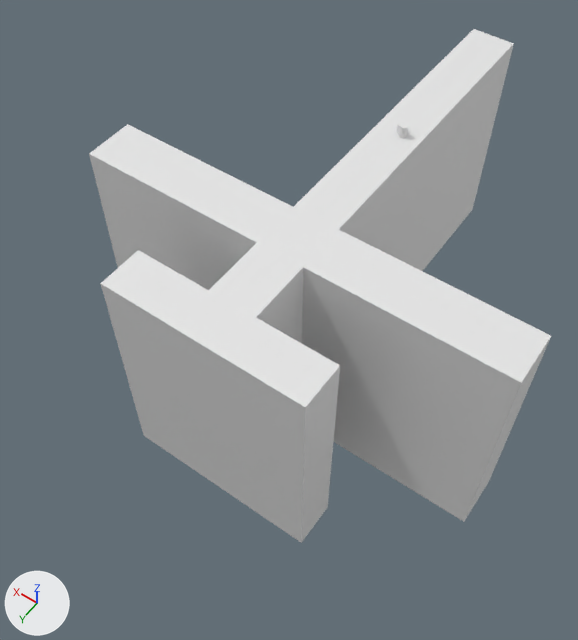
A saved change to the FBX model src/assets/Environment.fbx.
Before and after are seen from a 50 mm camera at (-2.21, 4.59, 4.03) aimed at (0.1, 1.35, -1.06). Every picture has the same lights, and +X, +Y and +Z are marked at lower left. Where no turn or scale is listed for an object, it has been applied to the vertices.

Objects in the first picture: 'Geometry'.
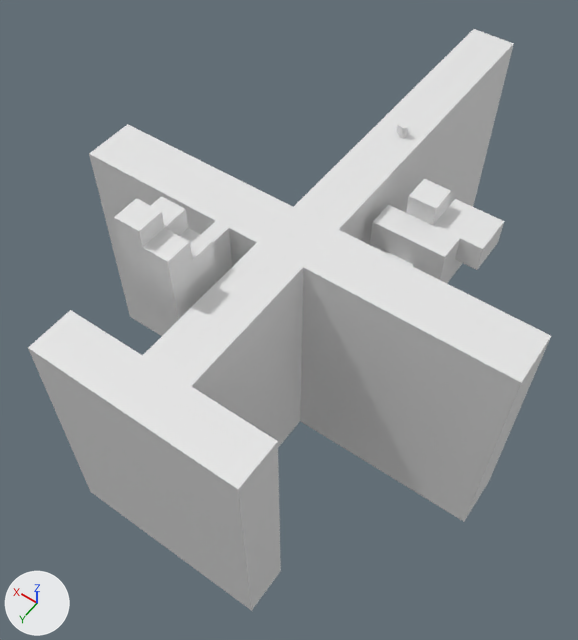
Location of each change, [x1, y1, x2, y2] in pixels of the pictures (578 x 640 px):
'Geometry', reshaped (13% wider, 13% taller): before [89, 29, 551, 543]; after [28, 29, 551, 611]
'Cube', added: after [114, 196, 217, 319]
'Cube.001', added: after [370, 179, 504, 283]
part 1 of me_navmesh_001, built on: before [89, 124, 340, 543]; after [28, 124, 303, 611]

The change, as a diff of the scene's bpy script:
```diff
--- a/src/assets/Environment.fbx.py
+++ b/src/assets/Environment.fbx.py
@@ me_navmesh_001 @@
 # used by ob_geometry; location = (0.0, 0.0, 0.0)
-me_navmesh_001.from_pydata(...)  # 36 vertices, 34 faces; spans x -1.79..1.79, y -1.6..2.5, z -2.0..0.0
+me_navmesh_001.from_pydata(...)  # 48 vertices, 46 faces; spans x -1.79..1.79, y -1.6..3.14, z -2.0..0.0
+# me_navmesh_001 part 1
+# 4 faces are deleted
+# 16 vertices in x -0.84..0.81, y 2.13..2.5, z -2.0..0.0 move by (0.0, 0.64, 0.0)
+# 12 vertices are added at x 0.44..0.56, y 1.17..1.98, z -2.0..0.0
+# 16 new faces join them
@@ me_cube @@
+me_cube.from_pydata([(-0.206, -0.206, -0.206), (-0.206, 0.0, 0.36), (-0.206, 0.206, -0.206), (0.0, -0.206, 0.36), (0.206, -0.206, -0.206), (0.0, 0.206, 0.36), (0.206, 0.206, -0.206), (0.206, 0.0, 0.36), (-0.206, -0.206, 0.19), (-0.206, 0.206, 0.36), (0.206, -0.206, 0.36), (0.0, 0.0, 0.36), (0.0, 0.206, 0.502), (0.206, 0.0, 0.502), (0.206, 0.206, 0.502), (0.0, 0.0, 0.502), (-0.206, 0.0, 0.19), (0.0, 0.0, 0.19), (0.0, -0.206, 0.19)], [], [(0, 8, 16, 1, 9, 2), (2, 9, 5, 12, 14, 6), (6, 14, 13, 7, 10, 4), (4, 10, 3, 18, 8, 0), (2, 6, 4, 0), (7, 11, 3, 10), (11, 1, 16, 17), (11, 7, 13, 15), (5, 9, 1, 11), (14, 12, 15, 13), (3, 11, 17, 18), (17, 16, 8, 18), (5, 11, 15, 12)])
@@ me_cube_001 @@
+me_cube_001.from_pydata(...)  # 44 vertices, 36 faces; spans x -0.329..0.455, y -0.39..0.421, z -0.18..0.44
@@ ob_cube @@
+ob_cube = bpy.data.objects.new('Cube', me_cube)
+ob_cube.location = (0.507, 2.135, 0.038)
@@ ob_cube_001 @@
+ob_cube_001 = bpy.data.objects.new('Cube.001', me_cube_001)
+ob_cube_001.location = (-0.723, 0.544, -0.443)
```
